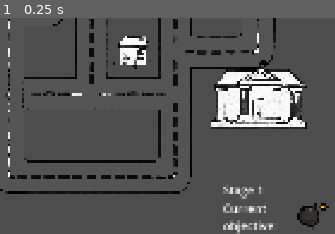
Above: before the commit, frame 1.
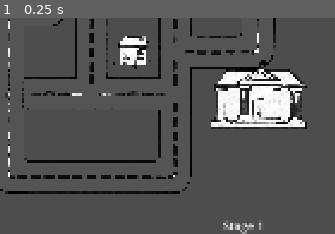
Above: after the commit, the same moment.

Repository: TheWrongUlraf/SummerGameJam2025
Game: Godot game, scene res://scenes/player_movement.tscn
The game is run twice, just before and just after one commit, with the same random seed, the same clock (stepped at 60 frames per second) and the same inputs. This scene is started directly instead of the project's main scene.
Inputs:
- Up to frame 1 (0.25 s): no input
The pictures show only the part of the screen within x 50-100%, y 50-100%; the shares and areas given below are measured in that part.

The runs differ from the first frame. In frame 1, 1.5% of the frame differs, in the area x 66-99%, y 78-100%.

Commit message:
Rename hud elements in ingame hud

Diff:
--- a/objects/InGameHUD.tscn
+++ b/objects/InGameHUD.tscn
@@ -24,7 +24,7 @@
 grow_horizontal = 2
 grow_vertical = 2
 
-[node name="HBoxContainer" type="HBoxContainer" parent="RebelHud"]
+[node name="Panels" type="HBoxContainer" parent="RebelHud"]
 layout_mode = 1
 anchors_preset = 15
 anchor_right = 1.0
@@ -33,46 +33,46 @@
 grow_vertical = 2
 alignment = 2
 
-[node name="VBoxContainer2" type="VBoxContainer" parent="RebelHud/HBoxContainer"]
+[node name="ObjectivePanel" type="VBoxContainer" parent="RebelHud/Panels"]
 custom_minimum_size = Vector2(500, 0)
 layout_mode = 2
 size_flags_vertical = 8
 
-[node name="StageNumberText" type="RichTextLabel" parent="RebelHud/HBoxContainer/VBoxContainer2"]
+[node name="StageNumberText" type="RichTextLabel" parent="RebelHud/Panels/ObjectivePanel"]
 layout_mode = 2
 theme = ExtResource("2_nv1qt")
 text = "Stage 1"
 fit_content = true
 
-[node name="HBoxContainer" type="HBoxContainer" parent="RebelHud/HBoxContainer/VBoxContainer2"]
+[node name="ObjectiveRow" type="HBoxContainer" parent="RebelHud/Panels/ObjectivePanel"]
 layout_mode = 2
 size_flags_vertical = 8
 
-[node name="ObjectiveText" type="RichTextLabel" parent="RebelHud/HBoxContainer/VBoxContainer2/HBoxContainer"]
+[node name="ObjectiveText" type="RichTextLabel" parent="RebelHud/Panels/ObjectivePanel/ObjectiveRow"]
 custom_minimum_size = Vector2(170, 0)
 layout_mode = 2
 theme = ExtResource("2_nv1qt")
 text = "Current objective: "
 fit_content = true
 
-[node name="ObjectiveIcon" type="TextureRect" parent="RebelHud/HBoxContainer/VBoxContainer2/HBoxContainer"]
+[node name="ObjectiveIcon" type="TextureRect" parent="RebelHud/Panels/ObjectivePanel/ObjectiveRow"]
 custom_minimum_size = Vector2(50, 0)
 layout_mode = 2
 expand_mode = 2
 stretch_mode = 4
 
-[node name="VBoxContainer" type="VBoxContainer" parent="RebelHud/HBoxContainer"]
+[node name="RightControlsPanel" type="VBoxContainer" parent="RebelHud/Panels"]
 visible = false
 custom_minimum_size = Vector2(200, 0)
 layout_mode = 2
 size_flags_horizontal = 8
 
-[node name="HSeparator" type="HSeparator" parent="RebelHud/HBoxContainer/VBoxContainer"]
+[node name="HSeparator" type="HSeparator" parent="RebelHud/Panels/RightControlsPanel"]
 custom_minimum_size = Vector2(0, 40)
 layout_mode = 2
 size_flags_horizontal = 8
 
-[node name="Emoji1Button" parent="RebelHud/HBoxContainer/VBoxContainer" instance=ExtResource("1_lwrg5")]
+[node name="Emoji1Button" parent="RebelHud/Panels/RightControlsPanel" instance=ExtResource("1_lwrg5")]
 custom_minimum_size = Vector2(0, 100)
 layout_mode = 2
 size_flags_horizontal = 8
@@ -80,14 +80,14 @@
 texture = ExtResource("2_dflql")
 expand_mode = 2
 
-[node name="Emoji2Button" parent="RebelHud/HBoxContainer/VBoxContainer" instance=ExtResource("1_lwrg5")]
+[node name="Emoji2Button" parent="RebelHud/Panels/RightControlsPanel" instance=ExtResource("1_lwrg5")]
 custom_minimum_size = Vector2(0, 100)
 layout_mode = 2
 size_flags_horizontal = 8
 size_flags_vertical = 4
 expand_mode = 2
 
-[node name="Emoji3Button" parent="RebelHud/HBoxContainer/VBoxContainer" instance=ExtResource("1_lwrg5")]
+[node name="Emoji3Button" parent="RebelHud/Panels/RightControlsPanel" instance=ExtResource("1_lwrg5")]
 custom_minimum_size = Vector2(0, 100)
 layout_mode = 2
 size_flags_horizontal = 8
--- a/scripts/in_game_hud.gd
+++ b/scripts/in_game_hud.gd
@@ -1,16 +1,16 @@
 extends Control
 
 func _ready():
+	Lobby.client_on_stage_changed.connect(_on_stage_changed)
+	_on_stage_changed(Lobby.client_get_stage(), Lobby.client_get_stage_objective_icon())
+
 	if Lobby.client_get_role() == Lobby.ROLE_POLICE:
-		$RebelHud/HBoxContainer/VBoxContainer.hide()
+		$RebelHud/Panels/RightControlsPanel.hide()
 		return
 
-	$RebelHud/HBoxContainer/VBoxContainer/Emoji1Button.on_pressed.connect(_on_emoji1_pressed)
-	$RebelHud/HBoxContainer/VBoxContainer/Emoji2Button.on_pressed.connect(_on_emoji2_pressed)
-	$RebelHud/HBoxContainer/VBoxContainer/Emoji3Button.on_pressed.connect(_on_emoji3_pressed)
-
-	Lobby.client_on_stage_changed.connect(_on_stage_changed)
-	_on_stage_changed(Lobby.client_get_stage(), Lobby.client_get_stage_objective_icon())
+	$RebelHud/Panels/RightControlsPanel/Emoji1Button.on_pressed.connect(_on_emoji1_pressed)
+	$RebelHud/Panels/RightControlsPanel/Emoji2Button.on_pressed.connect(_on_emoji2_pressed)
+	$RebelHud/Panels/RightControlsPanel/Emoji3Button.on_pressed.connect(_on_emoji3_pressed)
 
 
 func _on_emoji1_pressed():
@@ -27,14 +27,17 @@
 
 func _place_emoji_on_map(index):
 	Lobby.server_place_emoji_on_map.rpc_id(1, multiplayer.get_unique_id(), index)
-	$RebelHud/HBoxContainer/VBoxContainer.hide()
+	$RebelHud/Panels/RightControlsPanel.hide()
 	$EmojiCooldownTimer.start(Lobby.EMOJI_COOLDOWN_TIME_SEC)
 
 
 func _on_emoji_cooldown_timer_timeout() -> void:
-	$RebelHud/HBoxContainer/VBoxContainer.show()
+	$RebelHud/Panels/RightControlsPanel.show()
 
 
 func _on_stage_changed(stage, icon):
-	$RebelHud/HBoxContainer/VBoxContainer2/StageNumberText.text = "Stage " + str(stage + 1)
-	$RebelHud/HBoxContainer/VBoxContainer2/HBoxContainer/ObjectiveIcon.texture = Lobby.EMOJI_TEXTURES[icon]
+	$RebelHud/Panels/ObjectivePanel/StageNumberText.text = "Stage " + str(stage + 1)
+	if Lobby.client_get_role() == Lobby.ROLE_REBEL:
+		$RebelHud/Panels/ObjectivePanel/ObjectiveRow/ObjectiveIcon.texture = Lobby.EMOJI_TEXTURES[icon]
+	else:
+		$RebelHud/Panels/ObjectivePanel/ObjectiveRow.hide()
